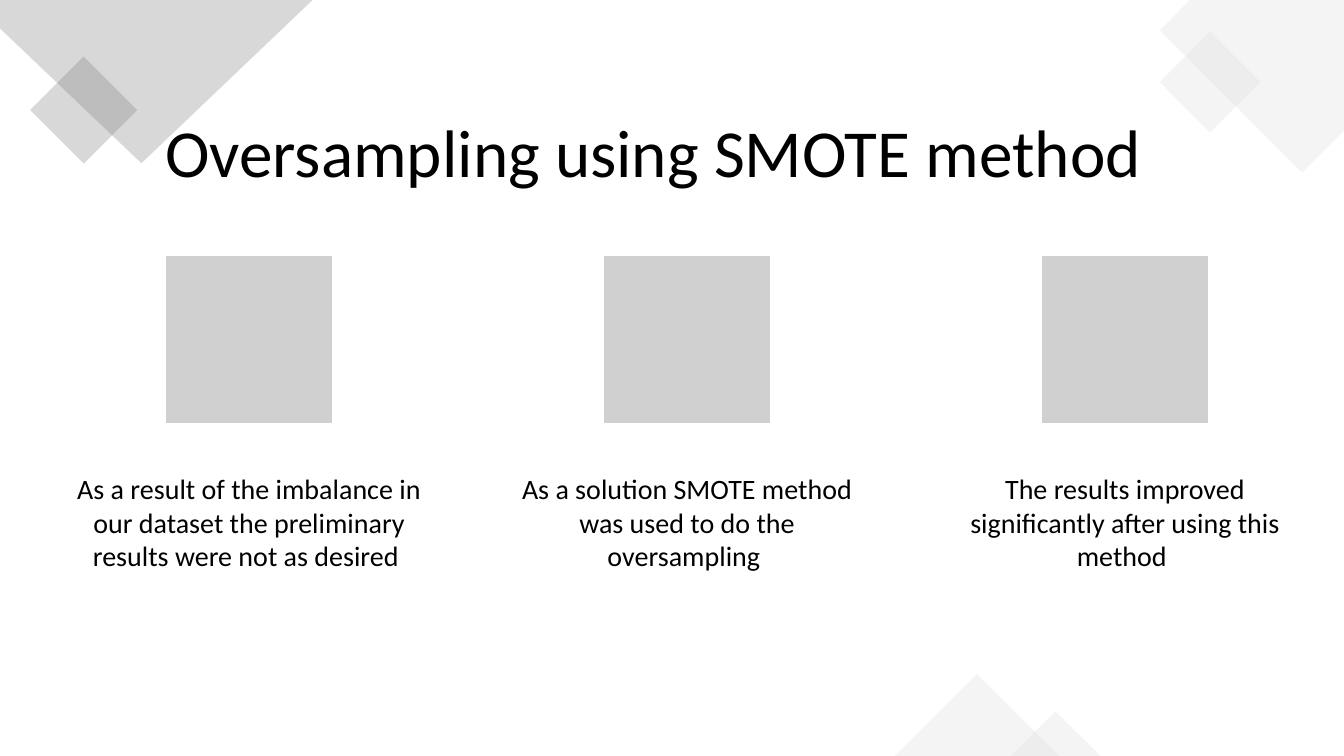
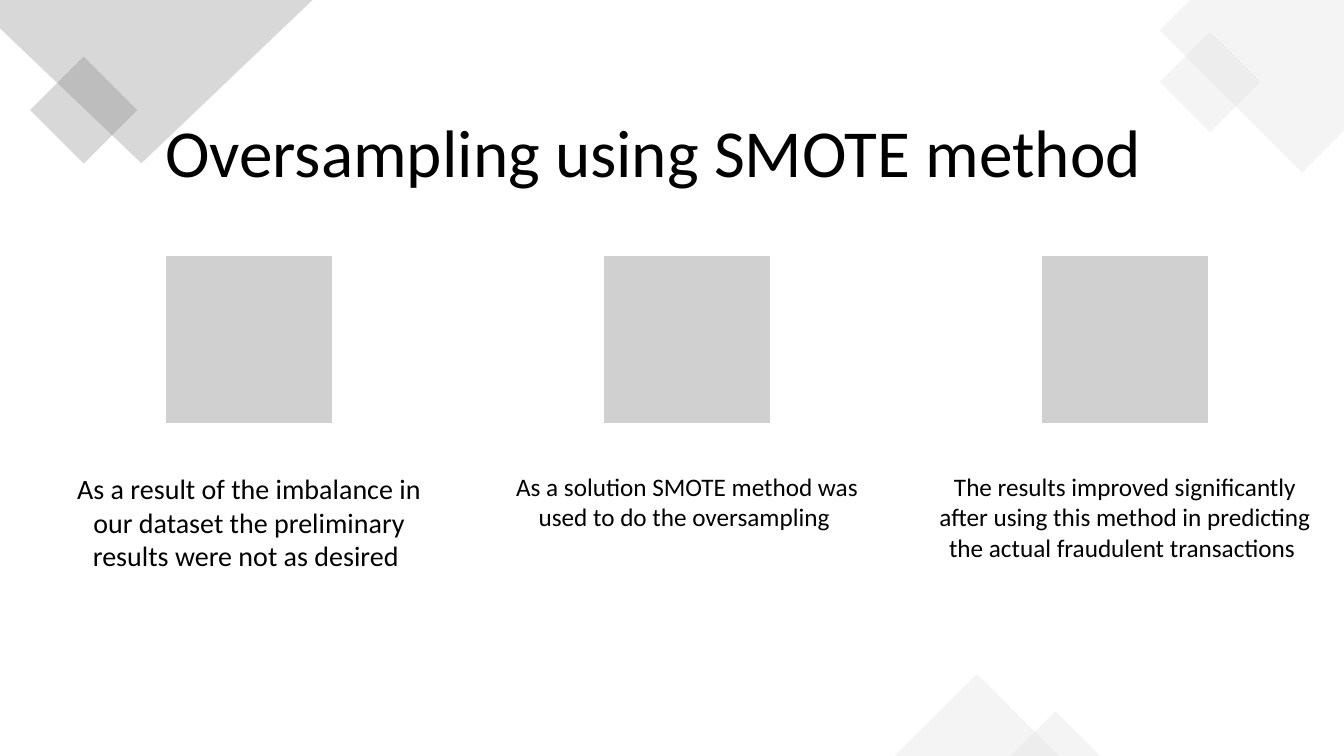
Before and after one commit to omaralsabbah/Fraud, a slide deck: slide 11 of Omar_AlSabbah_assignment_presentation.pptx. Drawn at 1344x756 pixels with LibreOffice and Linux fonts; fonts in the diff are those of the drawing; grey boxes stand for pictures. Boxes give left, top, right and bottom in pixels: in the first picture for what was removed or moved away, otherwise in the second. Text is boxed around its words. In the diff, an @@ line names an element or a change of style, - is before the commit and + after.

Commit message:
Add files via upload
Presentation for the Fraud case study

```diff
--- a/Omar_AlSabbah_assignment_presentation.pptx
+++ b/Omar_AlSabbah_assignment_presentation.pptx
@@ text "As a solution SMOTE method ..." at (x1=516, y1=478, x2=858, y2=531): size 20 to 18 pt @@
@@ text at (x1=939, y1=478, x2=1310, y2=558): text changed; size 20 to 18 pt @@
-The results improved significantly after using this method
+The results improved significantly after using this method in predicting the actual fraudulent transactions
```
Also in this commit, not shown: 4 other slides changed, 1 slide added.
